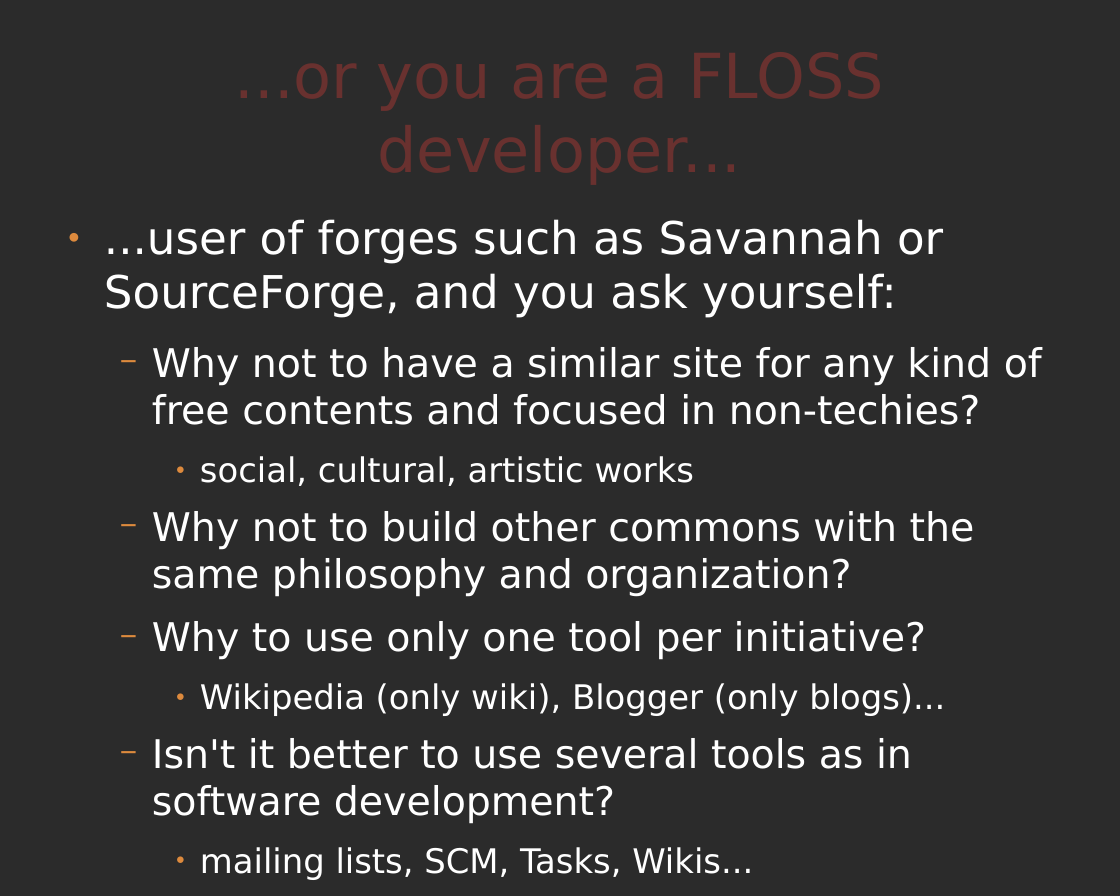
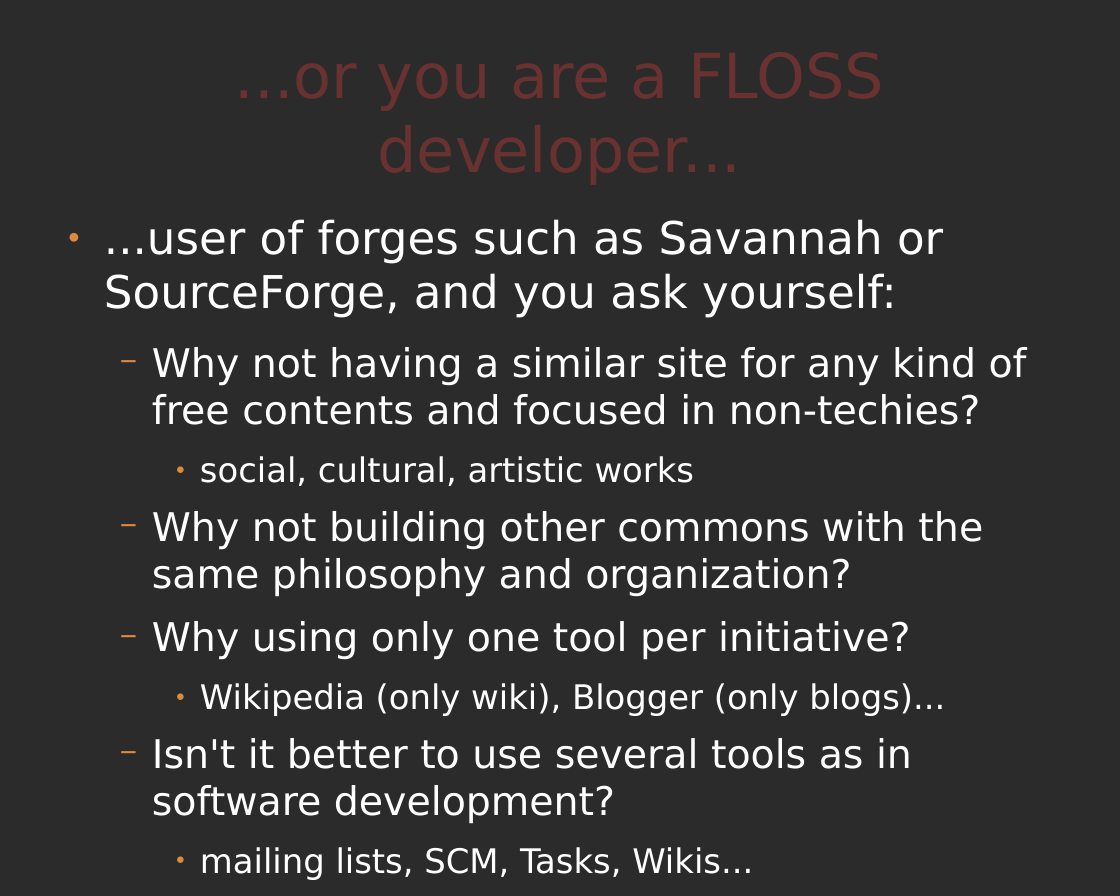
Before and after one commit to comunes/kune, a slide deck: slide 17 of doc/kune-ene-09.odp. Drawn at 1120x896 pixels with LibreOffice and Linux fonts; fonts in the diff are those of the drawing; background and template pictures are left out; a plain dark background stands for a picture behind light text. Boxes give left, top, right and bottom in pixels: in the first picture for what was removed or moved away, otherwise in the second. Text is boxed around its words. In the diff, an @@ line names an element or a change of style, - is before the commit and + after.

Commit message:
Changes made in slides 5, 7, 9, 10, 11, 13, 14, 16, 17, 20, 21 and 22

```diff
--- a/doc/kune-ene-09.odp
+++ b/doc/kune-ene-09.odp
@@ text at (152, 347, 1027, 425): text changed @@
-  − Why not to have a similar site for any kind of free contents and focused in non-techies?
+  − Why not having a similar site for any kind of free contents and focused in non-techies?
@@ text at (152, 511, 983, 660): text changed @@
-  − Why not to build other commons with the same philosophy and organization?
-  − Why to use only one tool per initiative?
+  − Why not building other commons with the same philosophy and organization?
+  − Why using only one tool per initiative?
```
Also in this commit, not shown: 11 other slides changed.
